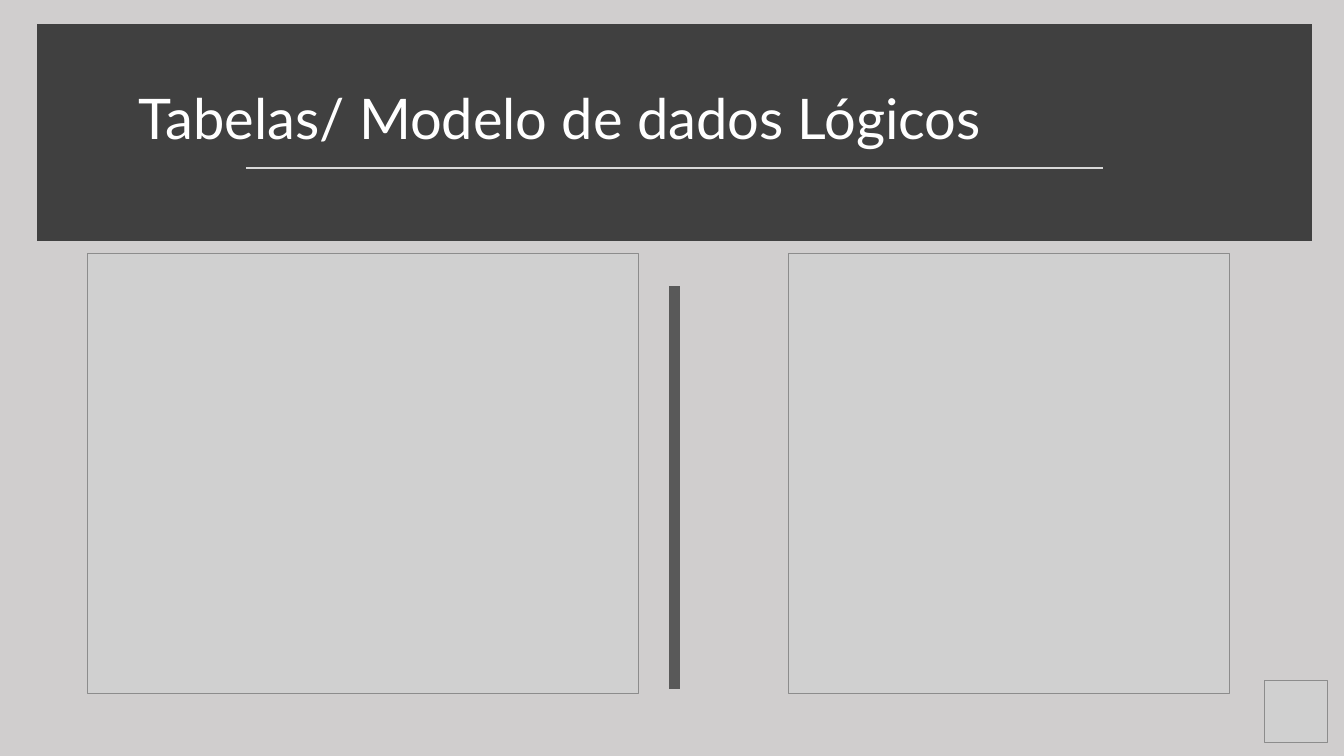
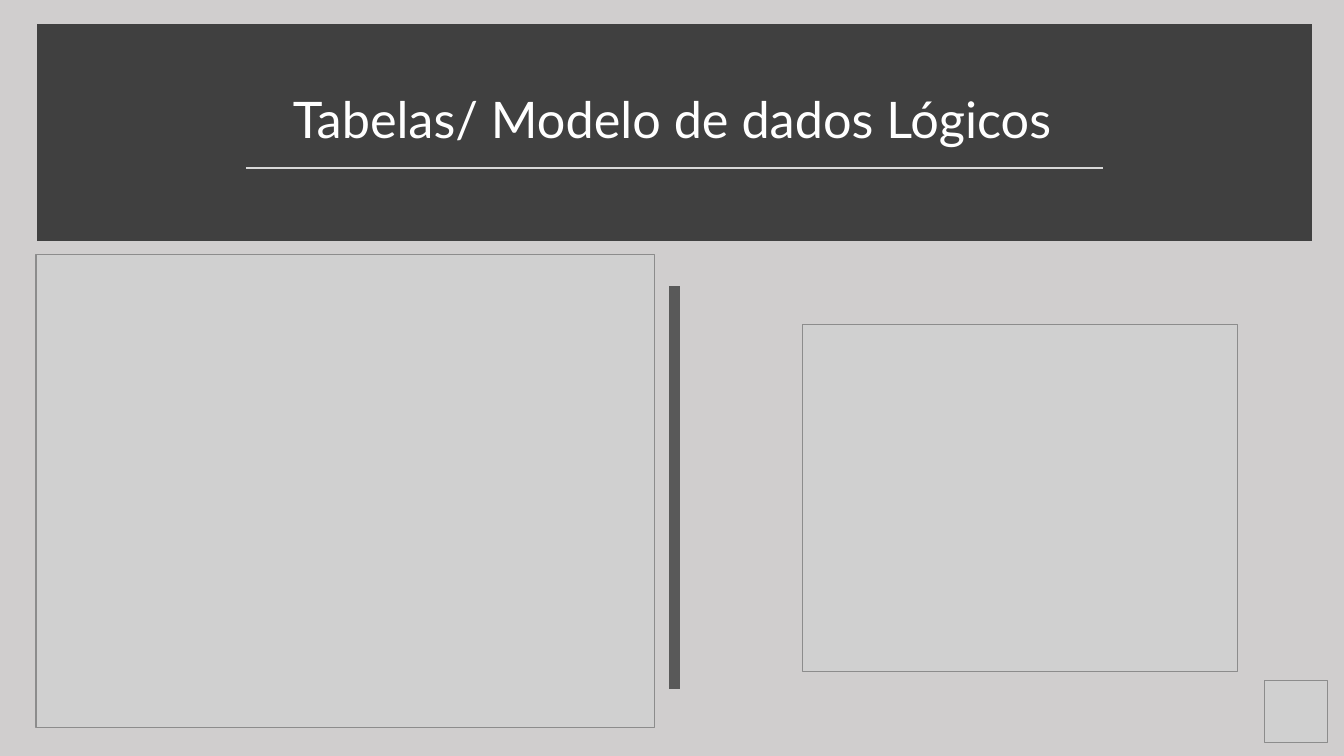
Before and after one commit to rafael-rochaalmeida/Harbor-Solutions, a slide deck: slide 8 of Documentação/Apresentação Sprint 2.pptx. Drawn at 1344x756 pixels with LibreOffice and Linux fonts; fonts in the diff are those of the drawing; grey boxes stand for pictures. Boxes give left, top, right and bottom in pixels: in the first picture for what was removed or moved away, otherwise in the second. Text is boxed around its words. In the diff, an @@ line names an element or a change of style, - is before the commit and + after.

Commit message:
ptt e modelo logico

```diff
--- a/Documentação/Apresentação Sprint 2.pptx
+++ b/Documentação/Apresentação Sprint 2.pptx
@@ text "Tabelas/ Modelo de dados Lógicos": place and size @@
-text "Tabelas/ Modelo de dados Lógicos" at (139,97,981,149)
+text "Tabelas/ Modelo de dados Lógicos" at (293,101,1051,147)
@@ text "Tabelas/ Modelo de dados Lógicos" at (293,101,1051,147): size 40 to 36 pt; alignment left to centre; line spacing 1 to 0.9; more space between paragraphs @@
@@ picture: place and size @@
-picture at (88,253,639,694)
+picture at (36,254,654,728)
@@ picture: place and size @@
-picture at (788,253,1229,694)
+picture at (803,325,1237,673)
```
Also in this commit, not shown: 3 other slides changed, 3 other files.
